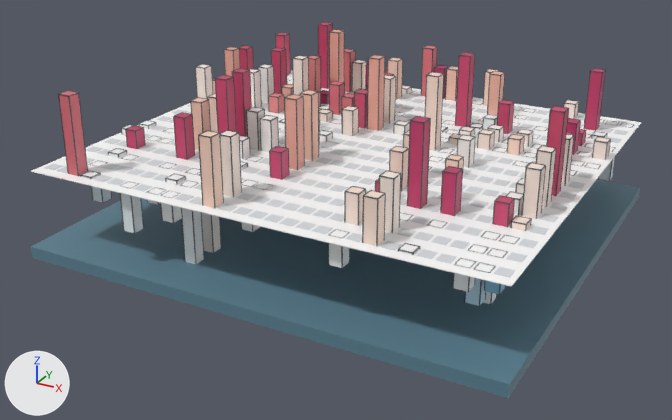
Before and after pictures for a commit that changed the glTF model kilim.glb.
Camera for both pictures: a 50 mm camera at (0.443, -0.853, 0.427) aimed at (-0.008, -0.034, 0.018). The axes (+X, +Y, +Z) are drawn at lower left. The lights are the same throughout. The first picture is the older version. Where no turn or scale is listed for an object, it has been applied to the vertices. Vertices at exactly the same position are counted once.

Names of what the first picture shows: 'geometry_0'.
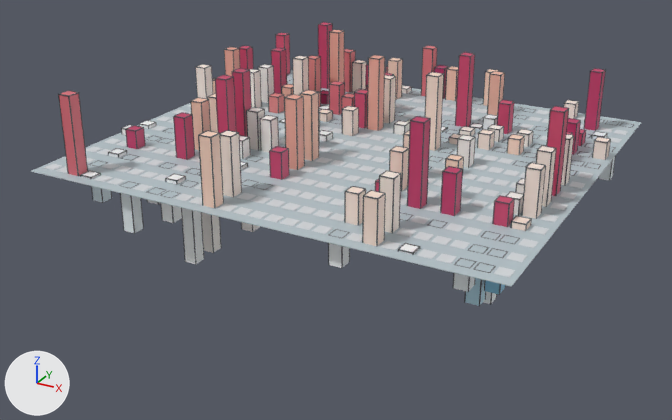
Boxes (x1, y1, x2, y2) around the edits, measured in the pictures (672 x 420 px):
'geometry_0', reshaped
    before: (31, 22, 641, 398)
    after: (31, 22, 641, 306)
part 1 of me_geometry_0, deleted
    before: (31, 180, 640, 398)
part 2 of me_geometry_0, recoloured (white to light grey)
    both: (31, 70, 641, 287)

What changed in the scene script:
```text
Change me_geometry_0:
    used by ob_geometry_0; location = (0.0, 0.0, 0.0)
    remove me_geometry_0.from_pydata(...)  # 15488 vertices, 25776 faces; spans x -0.262..0.262, y -0.237..0.237, z -0.013..0.167
    add me_geometry_0.from_pydata(...)  # 15480 vertices, 25764 faces; spans x -0.254..0.254, y -0.229..0.229, z 0.0..0.167
    me_geometry_0 part 1: the loose piece of 8 vertices spanning x -0.262..0.262, y -0.237..0.237, z -0.013..0.0 is deleted
    me_geometry_0 part 2: 12 kept faces spanning x -0.254..0.254, y -0.229..0.229, z 0.083..0.084 get new vertex colours; the middle colour goes from white #ffffff to light grey #b6c4ca
```
